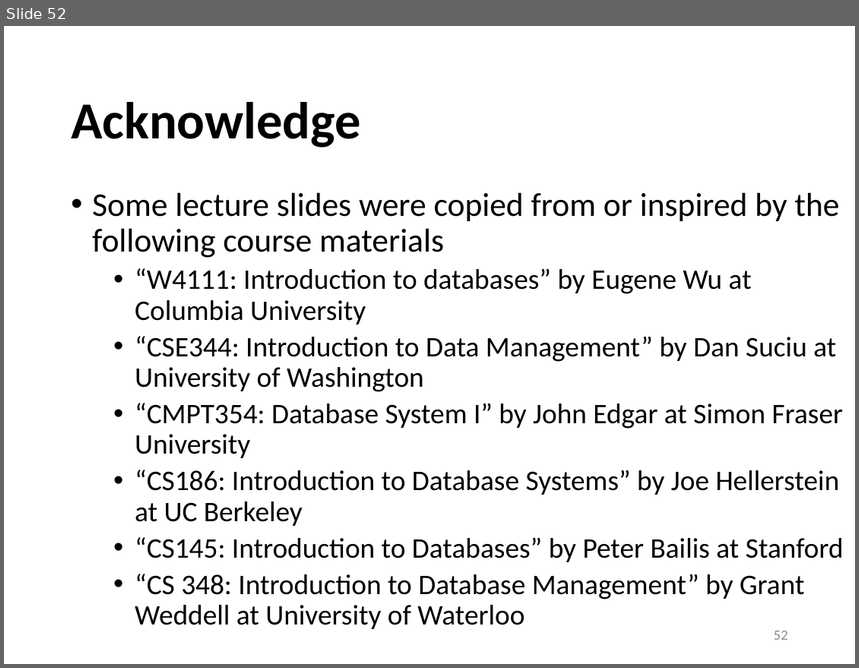
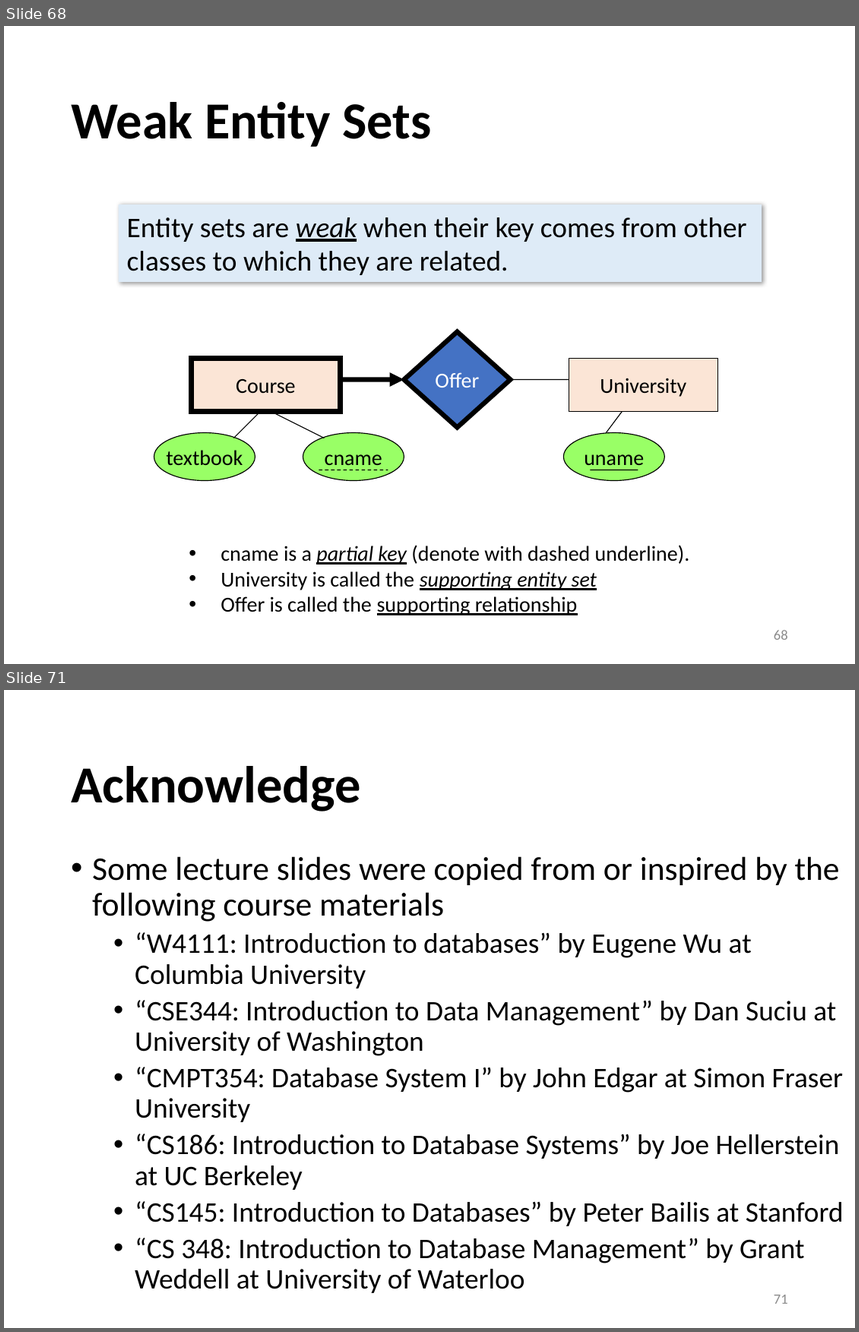
Before and after one commit to sfu-db/cmpt354, a slide deck: Lectures/lec8-er-model.pptx. Shown one above the other, each under a label of ours: slide 52 before the commit, slides 68 and 71 after it; the slides between them are not shown. The pictures are 859x668 and 859x1332 pixels, drawn with LibreOffice and Linux fonts; fonts in the diff are those of the drawing. Boxes give left, top, right and bottom in pixels: in the first picture for what was removed or moved away, otherwise in the second. Text is boxed around its words. In the diff, an @@ line names an element or a change of style, - is before the commit and + after.

```diff
--- a/Lectures/lec8-er-model.pptx
+++ b/Lectures/lec8-er-model.pptx
@@ slide 68 added at (4,26,855,664), background #FFFFFF @@
@@ title added at (71,102,431,147), 44 pt, text #000000, bold @@
+Weak Entity Sets
@@ rectangle added at (119,205,762,282), fill #DEEBF7, 24 pt, text #000000 @@
+Entity sets are weak when their key comes from other
+classes to which they are related.
@@ group added at (154,332,718,480): 6 lines, 3 ellipses, 2 rectangles, 1 diamond, 1 arrow @@
+uname
+University
+Course
+Offer
+cname
+textbook
@@ text added at (221,545,690,616), 18 pt, text #000000 @@
+• cname is a partial key (denote with dashed underline).
+• University is called the supporting entity set
+• Offer is called the supporting relationship
@@ page number added at (774,630,788,640), 12 pt, text #8C8C8C @@
+68
@@ what was slide 52 is now slide 71 @@
@@ page number at (774,1295,788,1304): text changed @@
-52
+71
```
Also in this commit, not shown: 2 slides changed, 18 other slides added, 1 other file.
